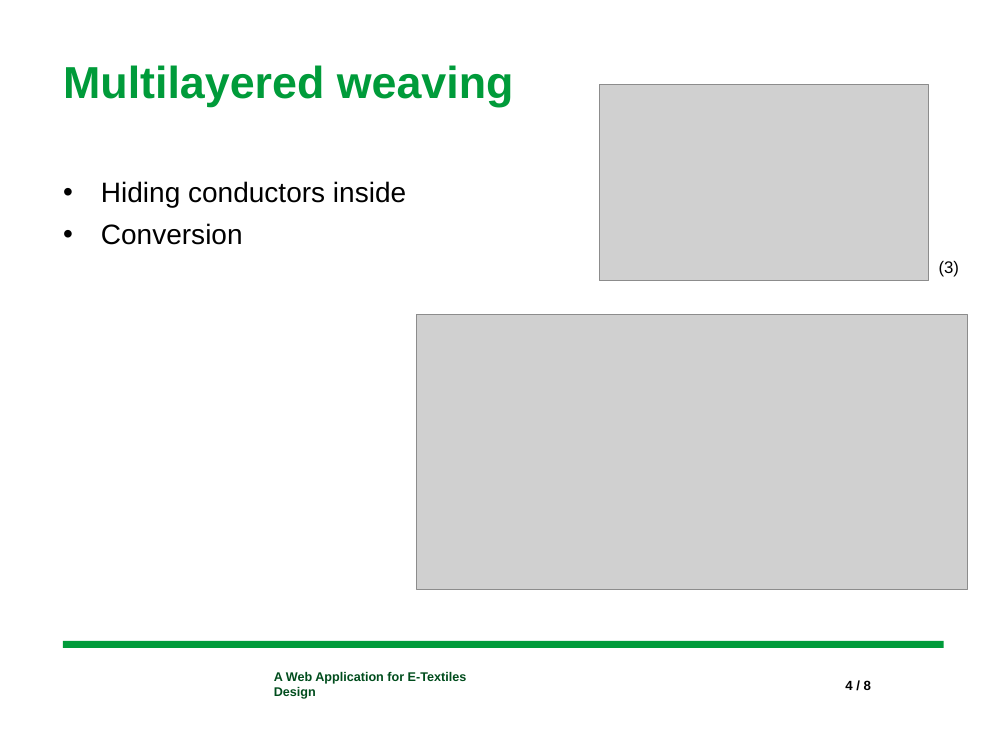
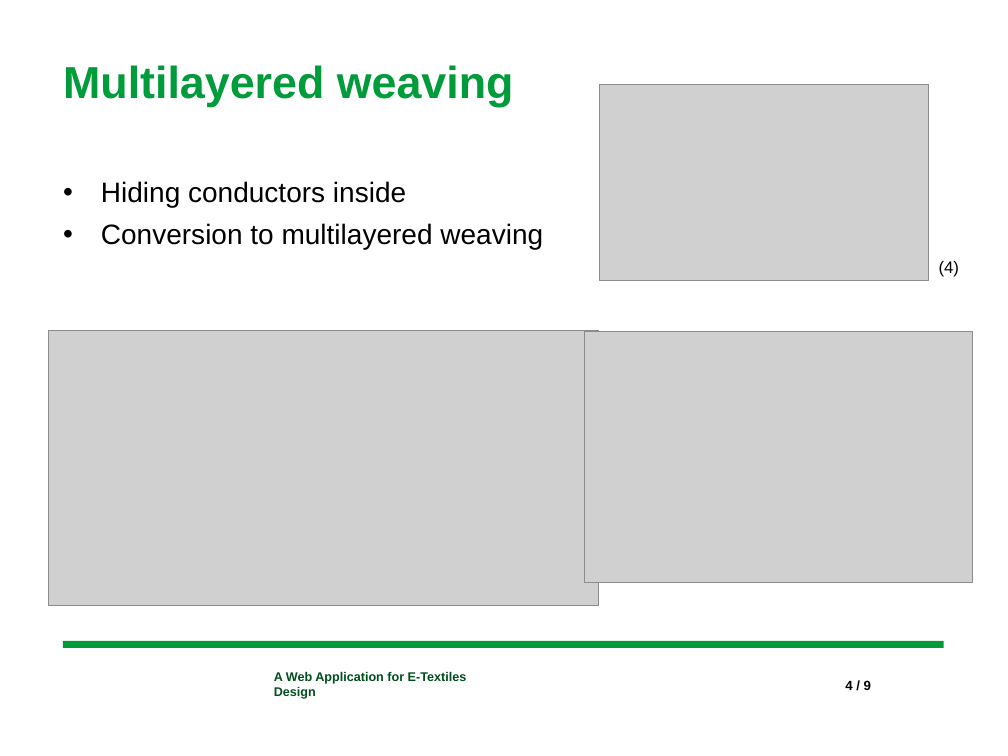
Before and after one commit to ropsutius/Webtool, a slide deck: slide 4 of documents/Bachelors-Slides.pptx. Drawn at 1008x756 pixels with LibreOffice and Linux fonts; fonts in the diff are those of the drawing; grey boxes stand for pictures; background and template pictures are left out. Boxes give left, top, right and bottom in pixels: in the first picture for what was removed or moved away, otherwise in the second. Text is boxed around its words. In the diff, an @@ line names an element or a change of style, - is before the commit and + after.

```diff
--- a/documents/Bachelors-Slides.pptx
+++ b/documents/Bachelors-Slides.pptx
@@ text at <box>101,223,543,249</box>: text changed @@
-• Conversion
+• Conversion to multilayered weaving
@@ text at <box>939,261,959,277</box>: text changed @@
-(3)
+(4)
@@ picture: place and size @@
-picture at <box>416,314,967,590</box>
+picture at <box>48,331,599,606</box>
@@ picture added at <box>585,332,974,583</box> @@
```
Also in this commit, not shown: 8 other slides changed, 7 other files.
